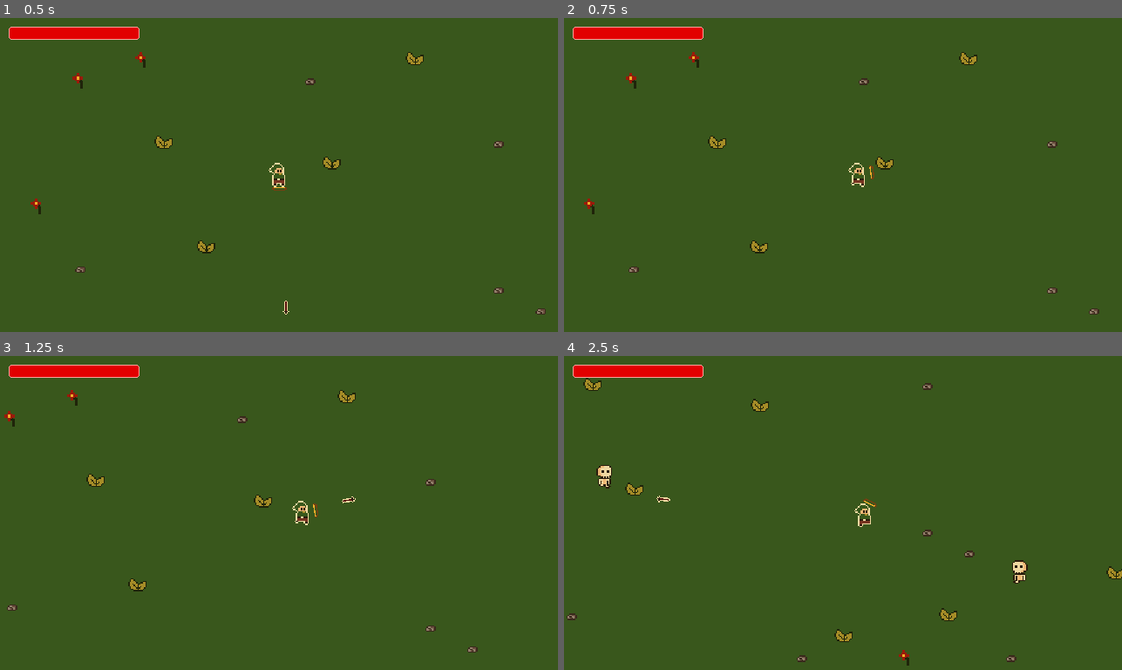
Above: before the commit, frames 1-4 (two rows, left to right).
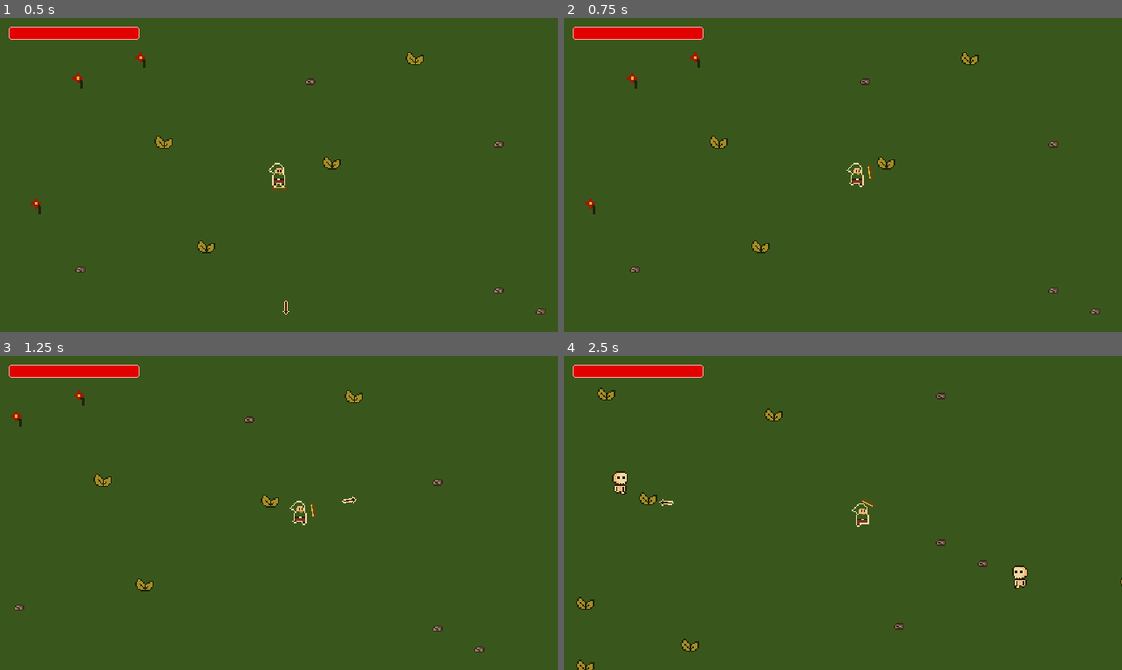
Above: after the commit, the same moments.

Repository: danilomacb/RAMter
Game: Godot game, scene res://Scenes/Game.tscn
Two runs of this game, one before a commit and one after it. Both use one fixed random seed, a clock stepped at 60 frames per second and the inputs below.
Inputs (mouse positions are in pixels of both pictures, inside the frame that each line leads up to):
- Up to frame 1 (0.5 s): no input
- Up to frame 2 (0.75 s): move the mouse to (965, 159) at 0.52 s; hold Right (MoveRight) from 0.53 s (still down)
- Up to frame 3 (1.25 s): keep holding Right (MoveRight)
- Up to frame 4 (2.5 s): move the mouse to (731, 528) at 1.27 s; release Right (MoveRight) at 1.28 s; hold Down (MoveDown) 1.28-2.03 s; move the mouse to (898, 443) at 2.02 s; hold Right (MoveRight) from 2.03 s (still down)

Frame 1 is identical in both runs. In frame 2, 0.6% of the frame differs, in the area x 3-97%, y 10-95%; in frame 3, 1.1%; in frame 4, 2.2%, in the area x 0-100%, y 6-100%.

Commit message:
spawning more enenies using time

Diff:
--- a/Prefabs/Enemy.tscn
+++ b/Prefabs/Enemy.tscn
@@ -51,7 +51,7 @@
 size = Vector2(10, 16)
 
 [sub_resource type="RectangleShape2D" id="RectangleShape2D_r4riv"]
-size = Vector2(10, 16)
+size = Vector2(12, 18)
 
 [node name="Enemy" type="CharacterBody2D" node_paths=PackedStringArray("animatedSprite2D", "timer") groups=["Enemies"]]
 collision_layer = 5
--- a/Prefabs/Player.tscn
+++ b/Prefabs/Player.tscn
@@ -110,7 +110,7 @@
 [node name="Player" type="CharacterBody2D" node_paths=PackedStringArray("timer", "animatedSprite2d", "bow", "hp") groups=["Player"]]
 collision_layer = 44
 script = ExtResource("1_elqdo")
-moveSpeed = 100.0
+moveSpeed = 90.0
 timer = NodePath("Timer")
 animatedSprite2d = NodePath("AnimatedSprite2D")
 bow = NodePath("Bow")
--- a/Prefabs/Tiilibra.tscn
+++ b/Prefabs/Tiilibra.tscn
@@ -8,7 +8,7 @@
 size = Vector2(17, 23)
 
 [sub_resource type="RectangleShape2D" id="RectangleShape2D_r4riv"]
-size = Vector2(17, 23)
+size = Vector2(19, 25)
 
 [sub_resource type="Animation" id="Animation_wxkpo"]
 resource_name = "Move"
--- a/Scripts/EnemySpawnManager.gd
+++ b/Scripts/EnemySpawnManager.gd
@@ -10,21 +10,28 @@
 var height = ProjectSettings.get_setting("display/window/size/viewport_height")
 
 var rng = RandomNumberGenerator.new()
-var canSpawnEnemy = true
+var canSpawnEnemy: bool = true
 var time: float = 0.0
 
 const margin = 5
 
+func _ready():
+	SpawnEnemys()
+
 func _process(delta):
 	time += delta
-
-	SpawnEnemys()
 
 func SpawnEnemys():
 	if !canSpawnEnemy:
 		return
 
 	canSpawnEnemy = false
+	timer.wait_time = 1 - (time / 10) * 0.1
+
+	if timer.wait_time < 0.1:
+		timer.wait_time = 0.1
+
+	print(timer.wait_time)
 	timer.start()
 
 	var instantiatedEnemy = GetRandomEnemy().instantiate()
@@ -55,7 +62,6 @@
 	var randomEnemyIndex = rng.randi_range(0, 99)
 
 	var skeletonChance = 94 - int(time / 2)
-	print(skeletonChance)
 
 	if randomEnemyIndex < skeletonChance:
 		return enemys[0]
@@ -64,3 +70,4 @@
 
 func _on_timer_timeout():
 	canSpawnEnemy = true
+	SpawnEnemys()
